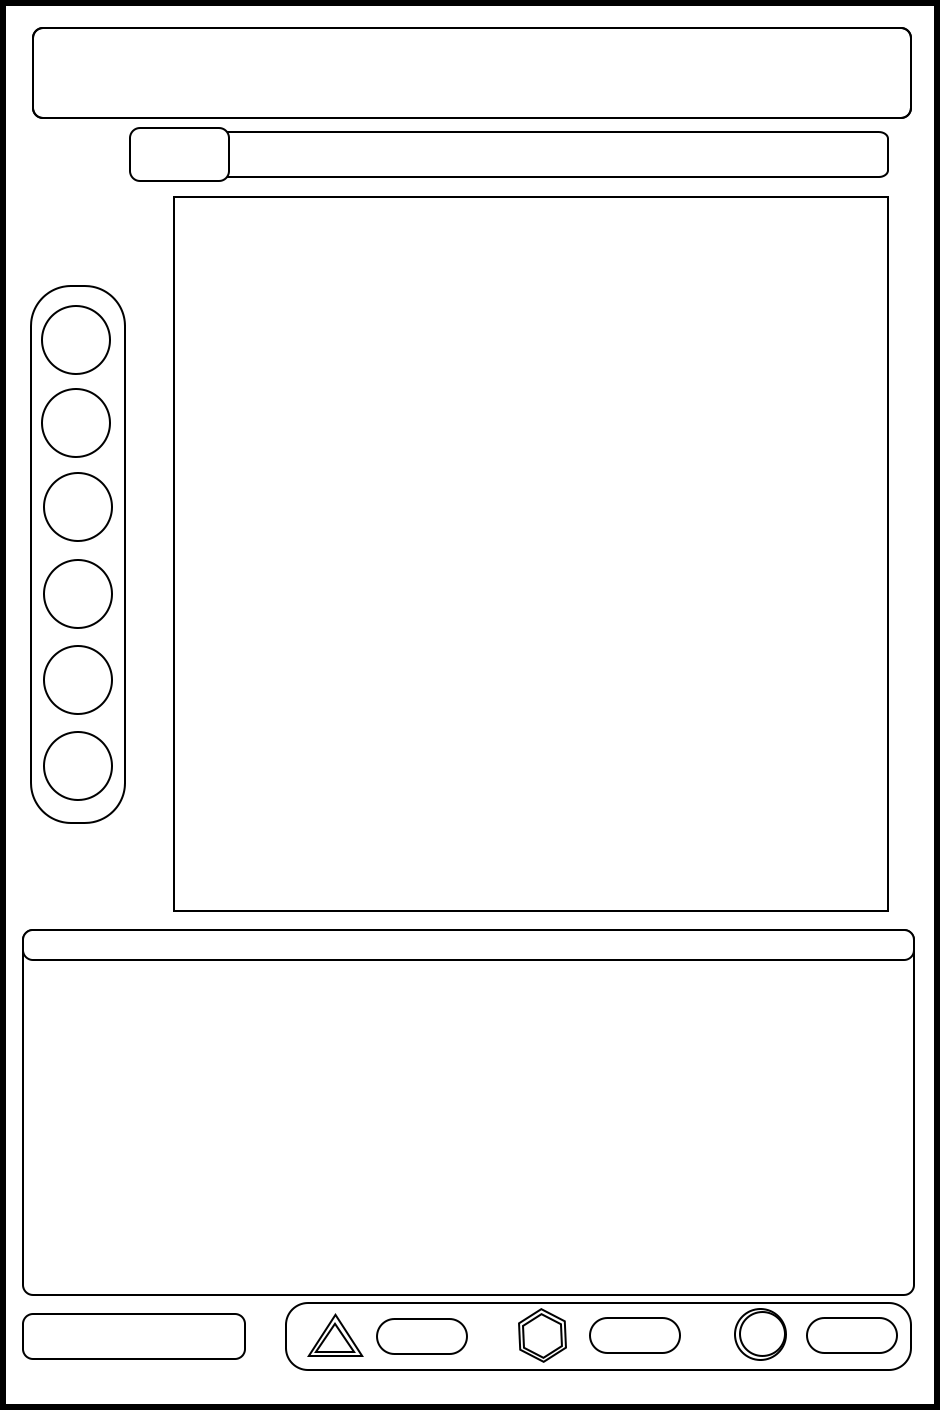
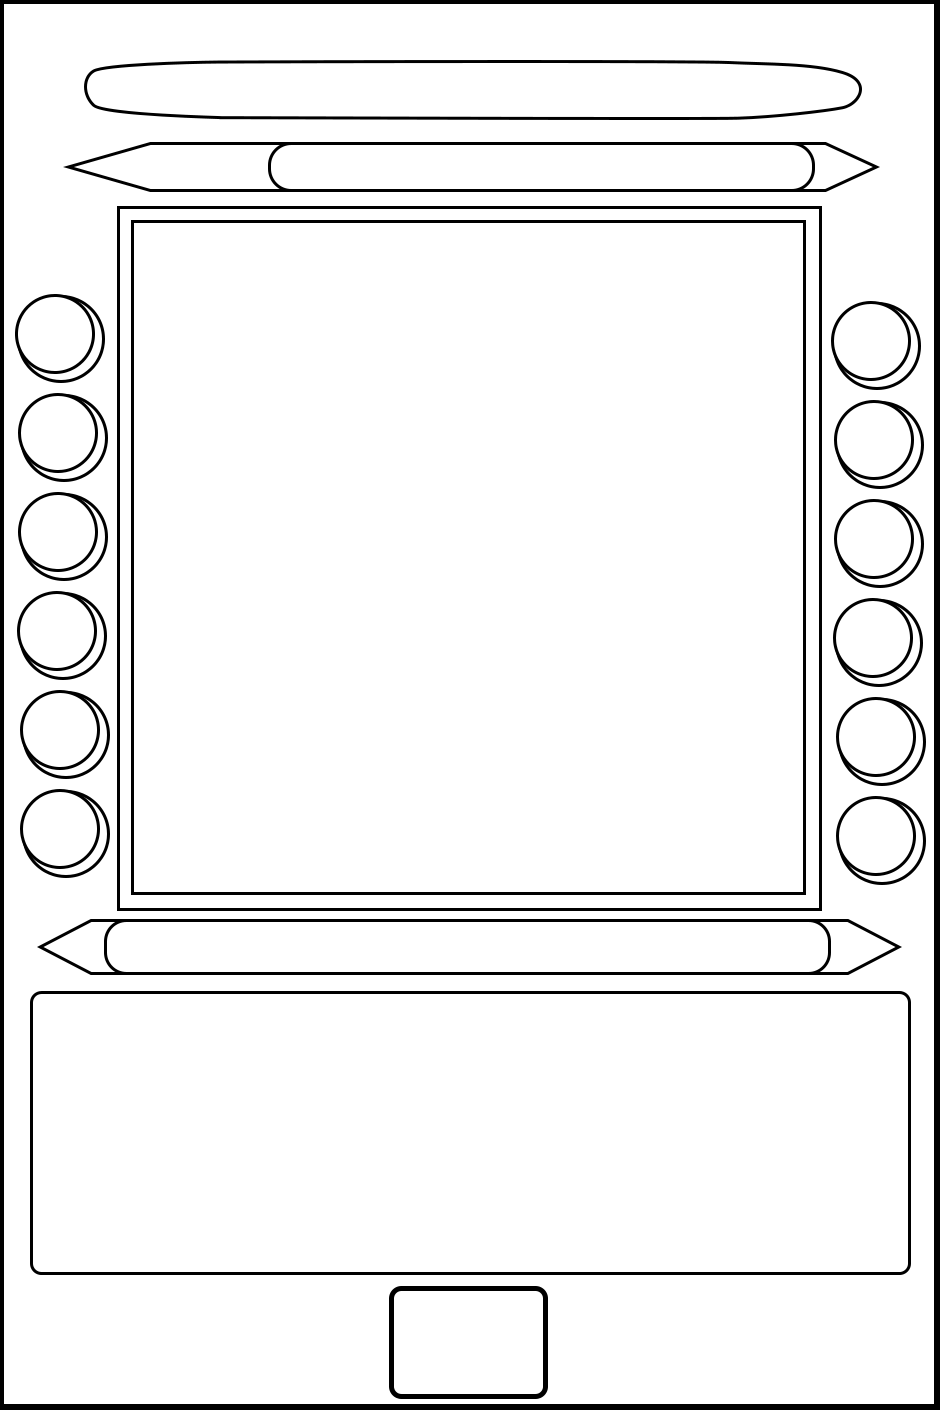
Comparing the layer stacks of the two 940x1410 images. Changes:
hid "Rettangolo arrotondato 4" (1st of 2), moved it above "Rettangolo arrotondato 6", painted on it over [22, 929, 915, 1367]
renamed "Rettangolo 6" to "Rettangolo arrotondato 6", painted on it over [376, 1286, 548, 1399]
renamed "Rettangolo arrotondato 1" to "Rettangolo arrotondato 4", hid it, moved it above "Rettangolo arrotondato 3", painted on it over [32, 27, 912, 120]
removed layer "Rettangolo arrotondato 1" (2nd of 2) over [32, 27, 912, 119]
moved "Rettangolo arrotondato 3" above "Poligono 2", painted on it over [30, 127, 911, 1275]
painted on "Poligono 2" over [84, 60, 862, 1359]
moved "Rettangolo 2" (1st of 2) above "Rettangolo 2", painted on it over [131, 196, 889, 912]
added layer "Rettangolo 2" (2nd of 2) above "Forma 1" over [117, 206, 822, 911]
renamed "Rettangolo 5" to "Forma 1", hid it, moved it above "Poligono 3", painted on it over [285, 1302, 912, 1371]
removed layer "Rettangolo 3" over [30, 285, 126, 824]
renamed "Rettangolo 6" to "Poligono 3", hid it, moved it above "Ordini", painted on it over [628, 1302, 898, 1371]
added group "Ordini" with 24 layers above "Ellisse 3" over [15, 294, 926, 885]
moved "Ellisse 2" (1st of 24, in "Ordini") into group "Ordini", painted on it over [739, 796, 916, 1357]
moved "Ellisse 2" (2nd of 24, in "Ordini") into group "Ordini", painted on it over [734, 797, 926, 1361]
renamed "Poligono 2" to "Ellisse 3", hid it, painted on it over [466, 1286, 580, 1393]
moved "Rettangolo arrotondato 2" above "Poligono 1", painted on it over [104, 131, 889, 975]
painted on "Poligono 1" (1st of 4) over [37, 919, 356, 1353]
painted on "Poligono 1" (2nd of 4) over [307, 919, 902, 1357]
painted on "Rettangolo arrotondato 5" over [22, 142, 915, 961]
added layer "Poligono 1" (3rd of 4) above "Poligono 1" over [63, 142, 402, 192]
painted on "Rettangolo 1" over [4, 4, 934, 1404]
showed "Livello 1" over [4, 4, 934, 1404]
…and 31 more changes (23 added, 8 removed)